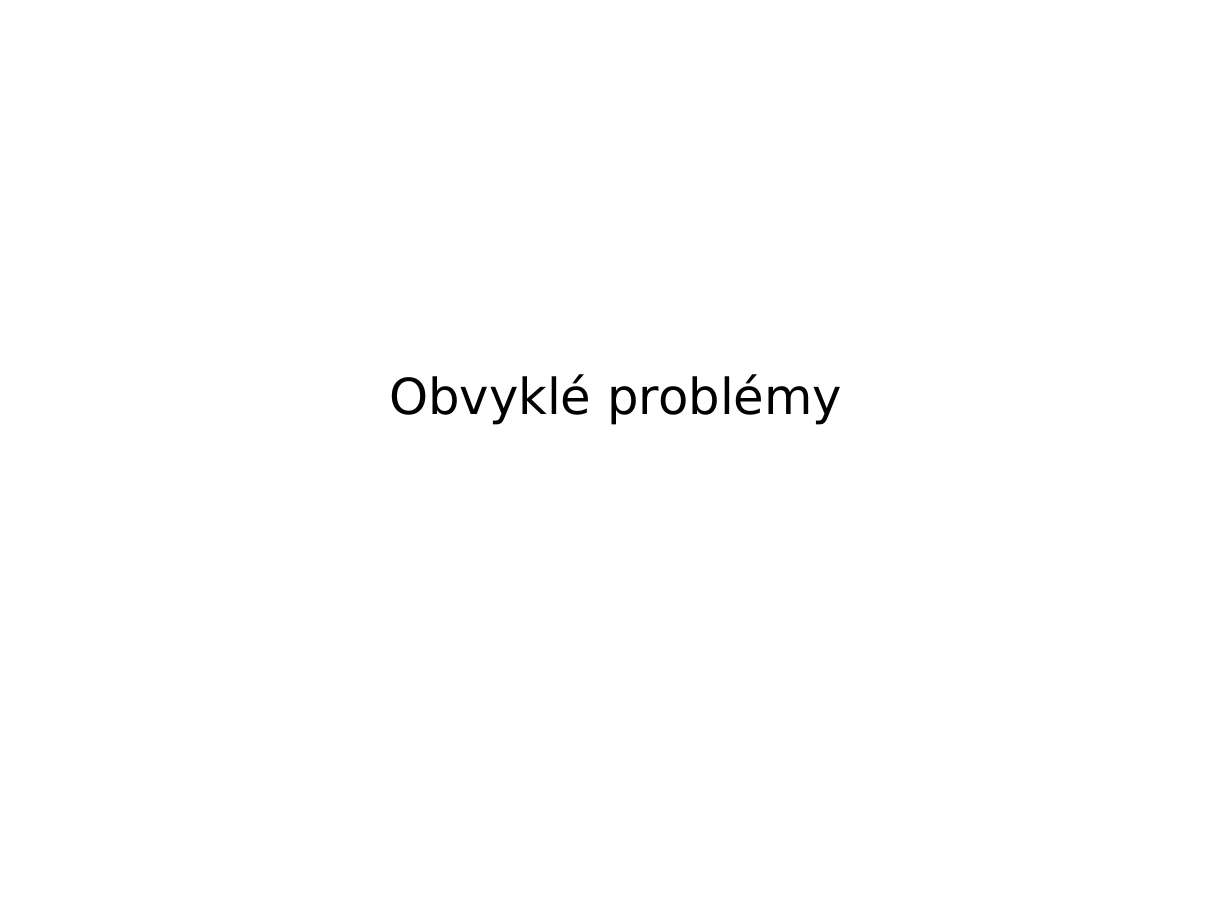
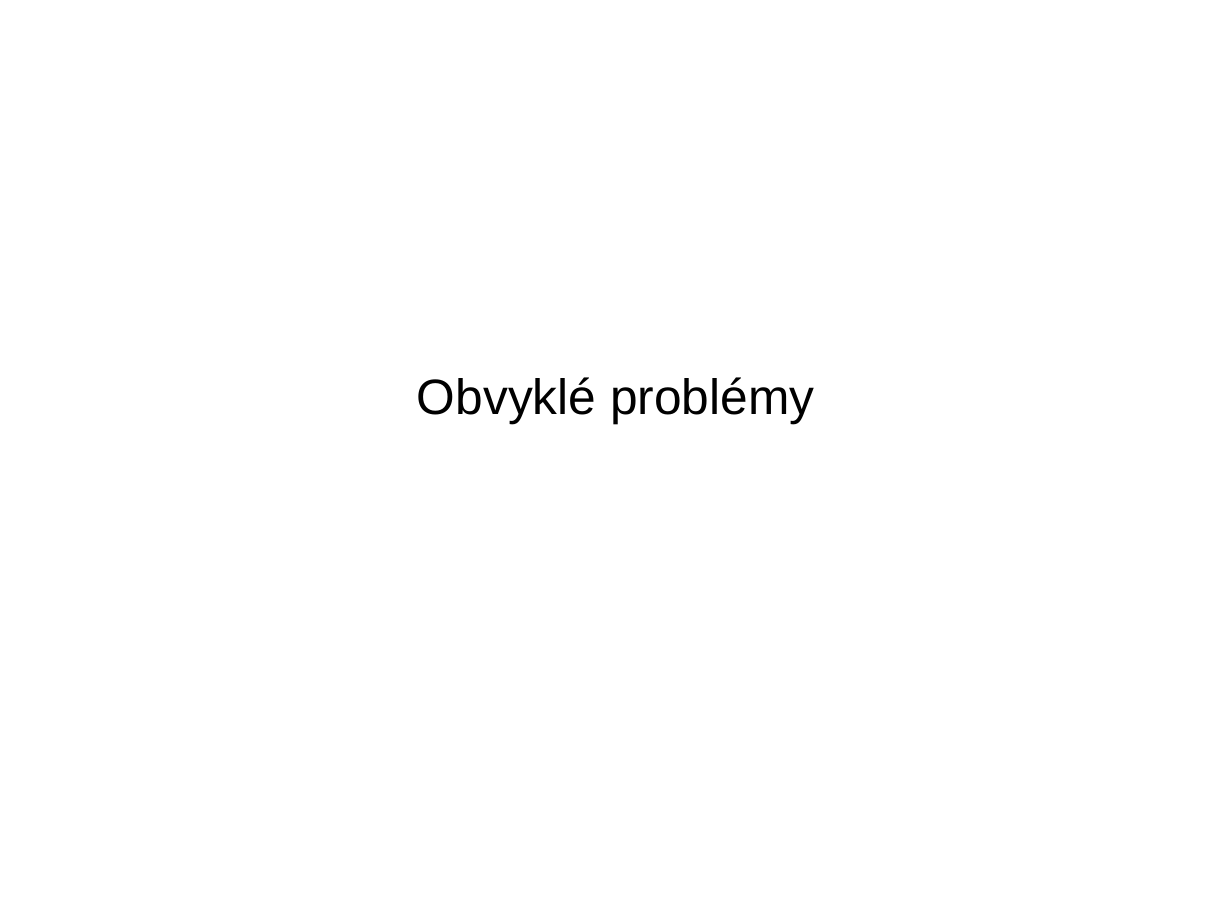
Before and after one commit to tvondra/explain_training, a slide deck: slide 24 of explain-training.odp (slide 26 before the commit). Drawn at 1232x924 pixels with LibreOffice and Linux fonts; fonts in the diff are those of the drawing. Boxes give left, top, right and bottom in pixels: in the first picture for what was removed or moved away, otherwise in the second. Text is boxed around its words. In the diff, an @@ line names an element or a change of style, - is before the commit and + after.

```diff
--- a/explain-training.odp
+++ b/explain-training.odp
@@ subtitle "Obvyklé problémy" at bbox=[417, 377, 814, 423]: font DejaVu Sans to Arial @@
```
Also in this commit, not shown: 17 other slides changed, 6 slides removed, 14 other files.
